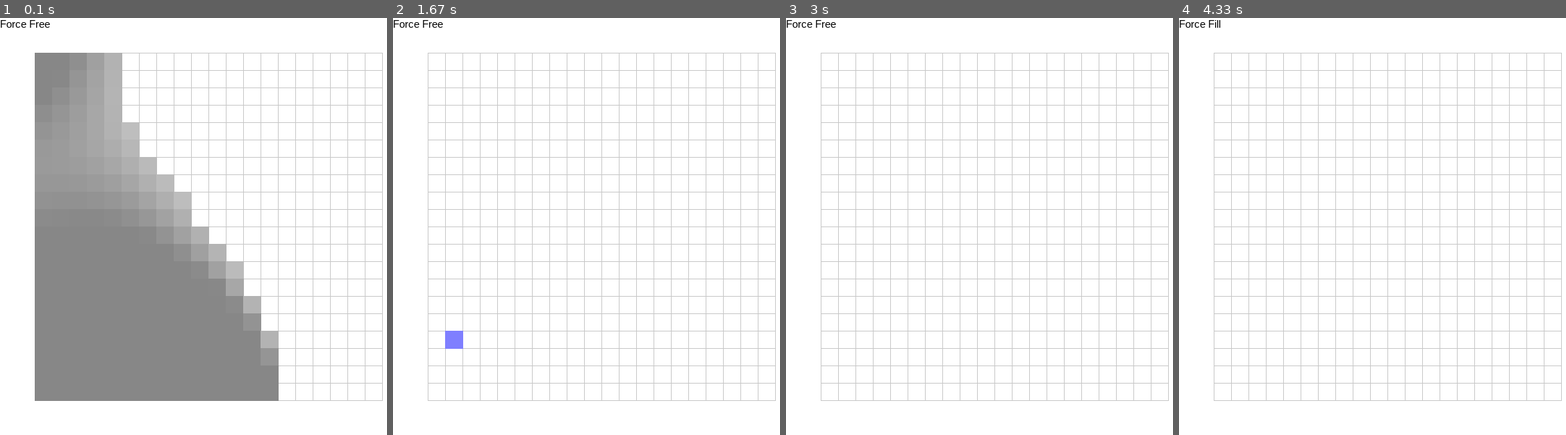
Above: before the commit, frames 1-4 (left to right).
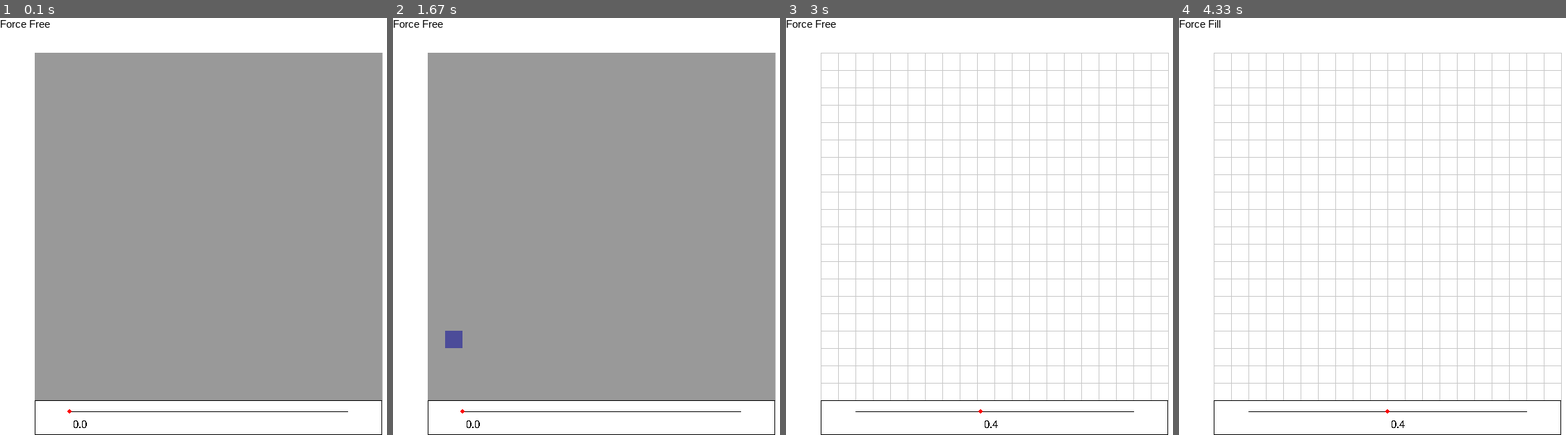
Above: after the commit, the same moments.

Repository: ronitagarwala01/Top-Op
Game: pygame game, started from TopoptSimulator_pygame.py
The game is run twice, just before and just after one commit, with the same random seed, the same clock (stepped at 60 frames per second) and the same inputs.
Inputs (mouse positions are in pixels of both pictures, inside the frame that each line leads up to):
- Up to frame 1 (0.1 s): no input
- Up to frame 2 (1.67 s): press the mouse at (737, 213) at 0.37 s; move the mouse to (667, 234) at 0.47 s; release the mouse at (601, 251) at 0.6 s; hold D 0.67-1.13 s; move the mouse to (636, 126) at 0.7 s; press the mouse at (601, 418) at 1.2 s; move the mouse to (528, 380) at 1.3 s; release the mouse at (454, 347) at 1.43 s
- Up to frame 3 (3 s): press the mouse at (994, 418) at 1.8 s; move the mouse to (944, 280) at 1.9 s; release the mouse at (898, 143) at 2.03 s; hold D 2.4-2.95 s; move the mouse to (979, 155) at 2.43 s; hold D from 2.98 s (still down)
- Up to frame 4 (4.33 s): move the mouse to (1376, 376) at 3.02 s; release D at 3.53 s; hold A 3.57-4.12 s; move the mouse to (1353, 93) at 3.6 s; press the mouse at (1387, 418) at 4.18 s; move the mouse to (1380, 318) at 4.28 s

The runs differ from the first frame. In frame 1, 42% of the frame differs, in the area x 8-99%, y 8-100%; in frame 2, 75%; in frame 3, 0.5%; in frame 4, 0.5%.

Commit message:
Update TopoptSimulator_pygame.py
Fixed the issue with the GUI not lining up with the optimizer.
Added a matplotlib feature to visualize the anchored points and forces
Added slider to control material removal.

Diff:
--- a/TopoptSimulator_pygame.py
+++ b/TopoptSimulator_pygame.py
@@ -3,6 +3,7 @@
 import numpy as np
 from scipy.sparse import coo_matrix
 from scipy.sparse.linalg import spsolve
+from matplotlib import pyplot as plt
 
 """
 Pygame based real time part simulator
@@ -14,14 +15,17 @@
         s - decrease brush size
         d - clear everything
         space - clear only part
+        k - plot anchors and forces(requires you to fully exit out of the plots before the sim will continue)
 
     mouse:
         Left button(brush) - place/activate tool
         Left button(vector) - begin Drawing Vector
         Left buttion(clear vector) - remove vector from list(pops vectors from array each frame so either click quickly to delete last vector or hold to delete all vectors)
+        Left button(slider) - activate slider to move around(slider will stay active until you right click)
 
         Right buttion(brush) - remove current item
         Right button(vector) - create vector( will only create if the vector is long enough in the correct direction)
+        Right button(slider) - deactivate slider to stop moving it around
 
         Note that the canvas that a tool brushes onto is shared for some tools adding another tool over it may delet what is currently there and deleting with one tool may also delete for other tools.
 
@@ -30,10 +34,9 @@
 
 Problems to resolve:
     - sometimes the entire part just fills itself in with material.
-    - getting the GUI elements to line up and fit into the optomizer elements
+    - (solved)getting the GUI elements to line up and fit into the optomizer elements
         - Mostly for the vectors
         - the Force fill and force empty are correct and do line up with the part
-        - I am not sure about the
     - Not really code but knowing what items are required by the optomizer to be stable and actually run
         - currently the baseline is set that a single force and 5 or more achored points is required befor it will run
 
@@ -347,10 +350,10 @@
                 - vertical is odd
         """
         def getCorners(x,y):
-            elementNum = self.nelx*x + y
+            elementNum = (self.nely+1)*x + y
             cornerTL = [2*elementNum,2*elementNum+1]
             cornerBL = [2*elementNum+2,2*elementNum+3]
-            element1over = self.nelx*(x+1) + y
+            element1over = (self.nely+1)*(x+1) + y
             cornerTR = [2*element1over,2*element1over+1]
             cornerBR = [2*element1over+2,2*element1over+3]
 
@@ -396,25 +399,21 @@
 
     def updateForceVectors(self,vectorArray):
         def getCorners(x,y):
-            elementNum = self.nelx*x + y
+            elementNum = (self.nely+1)*x + y
             cornerTL = [2*elementNum,2*elementNum+1]
-            cornerBL = [2*elementNum+2,2*elementNum+3]
-            element1over = self.nelx*(x+1) + y
-            cornerTR = [2*element1over,2*element1over+1]
-            cornerBR = [2*element1over+2,2*element1over+3]
-
-            return cornerTL,cornerTR,cornerBL,cornerBR
+
+            return cornerTL
 
         forces =[]
         for x,y,vx,vy in vectorArray:
             if(vx == 0):
                 #force in y direction
-                cornerTL,cornerTR,cornerBL,cornerBR = getCorners(x,y)
+                cornerTL = getCorners(x,y)
                 force = vy/4
                 forces.append([cornerTL[1],force])
             elif(vy == 0):
                 #force in x direction
-                cornerTL,cornerTR,cornerBL,cornerBR = getCorners(x,y)
+                cornerTL = getCorners(x,y)
                 force = vx/4
                 forces.append([cornerTL[0],force])
 
@@ -434,6 +433,101 @@
 
         self.change = 1
         self.loop = 0
+
+    def showAnchors(self):
+        print("Anchors")
+        fixed = np.zeros(self.ndof)
+        fixed[self.free] = 1
+        self.drawPlots(fixed)
+
+    def showForces(self):
+        print("forceVectors")
+
+        for i in range(self.numberOfForces):
+            print("force:",i)
+            self.drawPlots(self.f[:,i])
+
+    def drawPlots(self,arr):
+        print("arr1.shape = {}".format(arr.shape))
+        l = max(arr.shape)//2
+
+        arr = arr.reshape((2,l),order='F')
+        dof_x = arr[0,:]
+        dof_y = arr[1,:]
+
+        print("arr2.shape = {}".format(arr.shape))
+        print("dof_x.shape = {}".format(dof_x.shape))
+        print("dof_y.shape = {}".format(dof_y.shape))
+
+        fig,ax = plt.subplots(2)
+        ax[0].imshow(dof_x.reshape((self.nelx+1,self.nely+1)).T)
+        ax[0].set_title("X")
+        ax[1].imshow(dof_y.reshape((self.nelx+1,self.nely+1)).T)
+        ax[1].set_title("Y")
+        plt.show()
+        print()
+
+class UI_Slider:
+    def __init__(self,x,y,width,height,minVal,maxVal):
+        self.x = x
+        self.y = y
+        self.width = width
+        self.height = height
+        self.rectVal = [x,y,width,height]
+        self.minVal = minVal
+        self.maxVal = maxVal
+        self.currentNum = (maxVal-minVal)/2 + minVal
+        self.pixelMin = int(self.x + self.width/10)
+        self.pixelMax = int(self.x + 0.9*self.width)
+        self.lineStart = [self.pixelMin, int(self.y + self.height/3)]
+        self.lineEnd = [self.pixelMax, self.lineStart[1]]
+        self.currentLoc = [int(self.x + self.width/2),self.lineStart[1]]
+        self.active = False
+
+    def updateValues(self,minVal,maxVal):
+        self.minVal = minVal
+        self.maxVal = maxVal
+        self.currentNum = (maxVal-minVal)/2 + minVal
+
+    def draw(self):
+        pygame.draw.rect(screen,WHITE,self.rectVal)
+        pygame.draw.rect(screen, BLACK,self.rectVal,1)
+        pygame.draw.line(screen,BLACK,self.lineStart,self.lineEnd,1)
+        pygame.draw.circle(screen, RED, self.currentLoc, 3)
+        textsurface = Arial_10.render(str(int(self.currentNum*10)/10), False, BLACK)
+        screen.blit(textsurface,[self.currentLoc[0]+5,self.currentLoc[1]+10])
+
+    def reMap(self):
+        self.currentNum = ((self.currentLoc[0]- self.pixelMin) / (self.pixelMax - self.pixelMin))*(self.maxVal - self.minVal) + self.minVal
+
+    def update(self,pos,pressed):
+        if(self.active):
+            newVal = pos[0]
+            if(newVal > self.pixelMax):
+                newVal = self.pixelMax
+            elif(newVal < self.pixelMin):
+                newVal = self.pixelMin
+            self.currentLoc[0] = newVal
+            self.reMap()
+            if(pressed[2]):
+                self.active = False
+        elif(pressed[0]):
+            if(pos[0] > self.x and pos[1] > self.y and pos[0] < self.x+self.width and pos[1] < self.y+self.height):
+                self.active = True
+
+        return self.currentNum
+
+    def setVal(self,newVal):
+        if(newVal > self.maxVal):
+            self.currentNum = self.maxVal
+        elif(newVal < self.minVal):
+            self.currentNum = self.minVal
+        else:
+            self.currentNum = newVal
+        self.currentLoc[0] = int(((self.currentNum- self.minVal) / (self.maxVal - self.minVal))*(self.pixelMax - self.pixelMin) + self.pixelMin)
+        return self.currentNum
+
+
 
 def updateImageDropOff(imageArray,val):
 	#remap image from [-1,0] to some other range
@@ -500,9 +594,9 @@
                 pixelColor = colorAdd(pixelColor,DARK_RED)
             if(abs(partArray[x,y]) > pMin):
                 pixelColor = interpolateColor(BLACK,pixelColor,abs(partArray[x,y]))
-                pygame.draw.rect(screen,pixelColor,[boundingRect[0]+x*pixelSize,boundingRect[1]+y*pixelSize,pixelSize+1,pixelSize+1])
+                pygame.draw.rect(screen,pixelColor,[boundingRect[0]+x*pixelSize,boundingRect[1]+y*pixelSize,pixelSize,pixelSize])
             elif(c > 0):
-                pygame.draw.rect(screen,pixelColor,[boundingRect[0]+x*pixelSize,boundingRect[1]+y*pixelSize,pixelSize+1,pixelSize+1])
+                pygame.draw.rect(screen,pixelColor,[boundingRect[0]+x*pixelSize,boundingRect[1]+y*pixelSize,pixelSize,pixelSize])
 
     for x,y,Vx,Vy in vectors:
         pygame.draw.line(screen,RED,[boundingRect[0]+x*pixelSize,boundingRect[1]+y*pixelSize],[boundingRect[0]+(x-Vx)*pixelSize,boundingRect[1]+(y-Vy)*pixelSize])
@@ -542,11 +636,13 @@
     offset = 50
     pixelSize = (min(SIZE[0],SIZE[1]) - 2*offset)//max(nelx,nely)
     boundingRect = [offset,offset,pixelSize*nelx,pixelSize*nely]
+    materialRemovalSlider = UI_Slider(boundingRect[0],boundingRect[1]+boundingRect[3],boundingRect[2],offset,0,.99)
+    materialRemovalSlider.setVal(0)
 
     keyEvent = [3,"",False]
     FramesPerSecond = 5
 
-    doubleClick = [False]*(int(FramesPerSecond/2))
+
 
     drawModes = ["Force Free","Force Fill","Fixed X","Fixed Y","Fixed XY","Add Vector X","Add Vector Y","Clear Vectors"]
     mode = 0
@@ -558,13 +654,18 @@
     partUpdating = True
     parameterChanged = False
 
+    #clear out all preinitalized data from the part
+    partOptomizer.clearPart()
+    partOptomizer.updatePassives(passiveArray)
+    partOptomizer.updateFixed(fixedArray)
+    partOptomizer.updateForceVectors([])
+
     clock = pygame.time.Clock()
     done = False
     while not done:
         keyEvent = getKeyPressed(keyEvent[2])
         pos = pygame.mouse.get_pos()
         pressed = pygame.mouse.get_pressed()
-        doubleClick.append(pressed[0])
         if(keyEvent[0] == 0):
             done = True
         elif(keyEvent[1] == 'a'):
@@ -593,6 +694,12 @@
             brushSize -= 1
             if(brushSize < 1):
                 brushSize = 1
+        elif(keyEvent[1] == 'z'):
+            partOptomizer.showAnchors()
+            #input()
+            partOptomizer.showForces()
+            #input()
+            print("Done showing part.")
 
         if(pressed[0]):
             if(pos[0] >= boundingRect[0] and pos[0] < boundingRect[0]+boundingRect[2] and pos[1] >= boundingRect[1] and pos[1] < boundingRect[1]+boundingRect[3]):
@@ -612,7 +719,7 @@
                 elif(mode == 5 or mode == 6):
                     creatingVector = True
                     v_start = [x,y]
-                elif(mode == 7):
+                elif(mode == 7 and len(vectors) > 0):
                     vectors.pop()
 
         elif(pressed[2]):
@@ -637,7 +744,7 @@
                         vectors.append([v_start[0],v_start[1],v_start[0] - v_end[0],0])
                 elif(mode == 6 and creatingVector):
                     creatingVector = False
-                    if(abs(y-v_start[1]) > 5):
+                    if(abs(y-v_start[1]) > 1):
                         v_end = [x,y]
                         vectors.append([v_start[0],v_start[1],0,v_start[1] - v_end[1]])
 
@@ -658,8 +765,10 @@
         # fixed array stores the achors for the part in the x,y directions
         # vectors is the list of force vectors(stored as [x,y,Vx,Vy])
         # part optomizer.GetPart() returns the current shape of the part
-        # the random 0.5 is the pmin witch is a dropoff value for drawing the part to remove any material less than pMin
-        drawPart(nelx,nely,passiveArray,fixedArray,pixelSize,boundingRect,vectors,partOptomizer.getPart(),0.25)
+        # the materialRemovalSlider update funtion is the pmin witch is a dropoff value for drawing the part to remove any material less than pMin
+        # the slider is finiky and requires you to right click it to unselect and stop sliding
+        drawPart(nelx,nely,passiveArray,fixedArray,pixelSize,boundingRect,vectors,partOptomizer.getPart(),materialRemovalSlider.update(pos,pressed))
+        materialRemovalSlider.draw()
         if(creatingVector):
             pygame.draw.line(screen, RED, [boundingRect[0]+v_start[0]*pixelSize,boundingRect[1]+v_start[1]*pixelSize], pos)
 
@@ -669,7 +778,6 @@
         pygame.display.flip()
 
         clock.tick(FramesPerSecond)
-        doubleClick.pop(0)
 
 main()
 pygame.quit()
